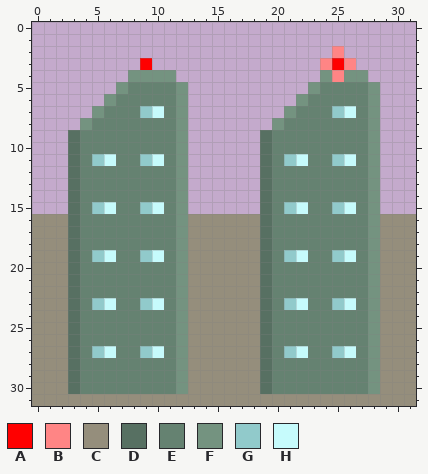
Edited in one commit: pixel-art sprite (apocalypse/core/assets/starsystem/city/Building05.png). Above is the file before it was changed.
The file is 32x32 pixels.
Palette (. is transparent): A #ff0000  B #ff8585  C #958e7c  D #577062  E #658271  F #749380  G #91cacb  H #c6fbfc
Pixels before, first column x 0:
 2 .........................B......
 3 .........A..............BAB.....
 4 ........FFFF............FBFF....
 5 .......FEEEEF..........FEEEEF...
 6 ......FEEEEEF.........FEEEEEF...
 7 .....FEEEGHEF........FEEEGHEF...
 8 ....FEEEEEEEF.......FEEEEEEEF...
 9 ...DEEEEEEEEF......DEEEEEEEEF...
10 ...DEEEEEEEEF......DEEEEEEEEF...
11 ...DEGHEEGHEF......DEGHEEGHEF...
12 ...DEEEEEEEEF......DEEEEEEEEF...
13 ...DEEEEEEEEF......DEEEEEEEEF...
14 ...DEEEEEEEEF......DEEEEEEEEF...
15 ...DEGHEEGHEF......DEGHEEGHEF...
16 CCCDEEEEEEEEFCCCCCCDEEEEEEEEFCCC
17 CCCDEEEEEEEEFCCCCCCDEEEEEEEEFCCC
18 CCCDEEEEEEEEFCCCCCCDEEEEEEEEFCCC
19 CCCDEGHEEGHEFCCCCCCDEGHEEGHEFCCC
20 CCCDEEEEEEEEFCCCCCCDEEEEEEEEFCCC
21 CCCDEEEEEEEEFCCCCCCDEEEEEEEEFCCC
22 CCCDEEEEEEEEFCCCCCCDEEEEEEEEFCCC
23 CCCDEGHEEGHEFCCCCCCDEGHEEGHEFCCC
24 CCCDEEEEEEEEFCCCCCCDEEEEEEEEFCCC
25 CCCDEEEEEEEEFCCCCCCDEEEEEEEEFCCC
26 CCCDEEEEEEEEFCCCCCCDEEEEEEEEFCCC
27 CCCDEGHEEGHEFCCCCCCDEGHEEGHEFCCC
28 CCCDEEEEEEEEFCCCCCCDEEEEEEEEFCCC
29 CCCDEEEEEEEEFCCCCCCDEEEEEEEEFCCC
30 CCCDEEEEEEEEFCCCCCCDEEEEEEEEFCCC
31 CCCCCCCCCCCCCCCCCCCCCCCCCCCCCCCC
Once edited:
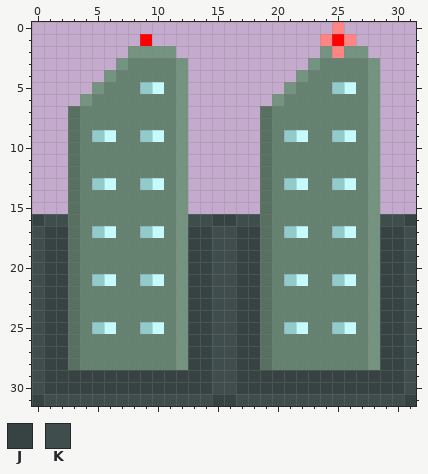
Colours new in this view: J #374342  K #3f4d4c
The exact change:
Changed rows in their new state; - is an unchanged pixel.
first column x 0:
 0 -------------------------B------
 1 ---------A--------------BAB-----
 2 --------FFFF------------F-FF----
 3 -------FEEEEF----------FEEEEF---
 4 ------FEEEEEF---------FEEEEEF---
 5 -----FEE-GH----------FEE-GH-----
 6 ----FEE-------------FEE---------
 7 ---DEE---EE--------DEE---EE-----
 8 ---DE--------------DE-----------
 9 -----GH--GH----------GH--GH-----
11 -----EE--EE----------EE--EE-----
13 -----GH--GH----------GH--GH-----
15 -----EE--EE----------EE--EE-----
16 JKK----------KKJJKK----------KKJ
17 KJJ--GH--GH--JJKKJJ--GH--GH--JJK
18 KJJ----------JJKKJJ----------JJK
19 KJJ--EE--EE--JJKKJJ--EE--EE--JJK
20 KJJ----------JJKKJJ----------JJK
21 KJJ--GH--GH--JJKKJJ--GH--GH--JJK
22 KJJ----------JJKKJJ----------JJK
23 KJJ--EE--EE--JJKKJJ--EE--EE--JJK
24 KJJ----------JJKKJJ----------JJK
25 KJJ--GH--GH--JJKKJJ--GH--GH--JJK
26 KJJ----------JJKKJJ----------JJK
27 KJJ--EE--EE--JJKKJJ--EE--EE--JJK
28 KJJ----------JJKKJJ----------JJK
29 KJJJJJJJJJJJJJJKKJJJJJJJJJJJJJJK
30 KJJJJJJJJJJJJJJKKJJJJJJJJJJJJJJK
31 JKKKKKKKKKKKKKKJJKKKKKKKKKKKKKKJ
Where, in picture pixels (left, top, right, bottom), the same in both pictures:
changed: (32, 22, 416, 406)
